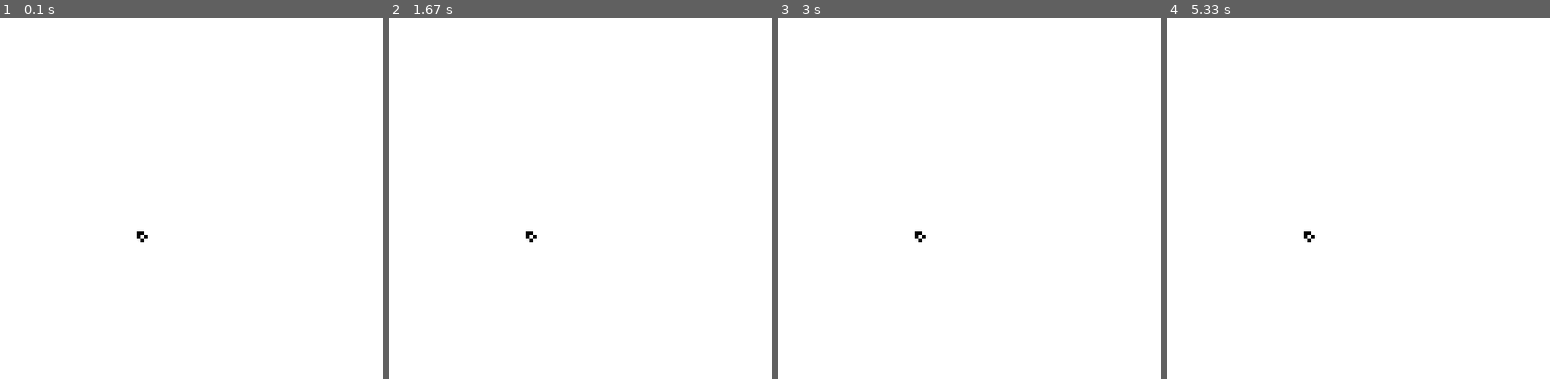
Above: before the commit, frames 1-4 (left to right).
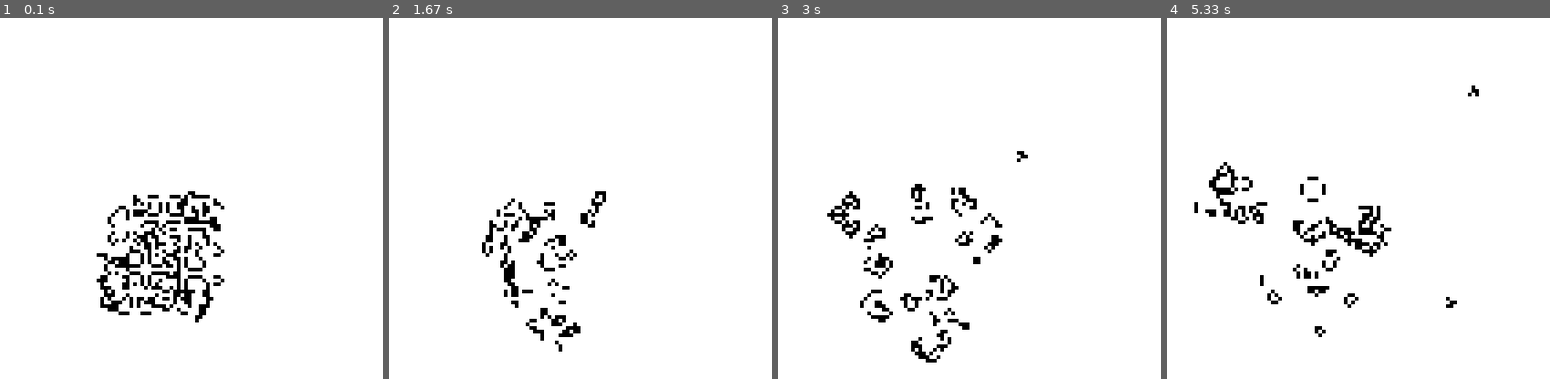
Above: after the commit, the same moments.

Repository: sinneDelirium/pygame_of_life
Game: pygame game, started from src/main.py
The game is run twice, just before and just after one commit, with the same random seed, the same clock (stepped at 60 frames per second) and the same inputs.
Inputs:
- Up to frame 1 (0.1 s): no input
- Up to frame 2 (1.67 s): hold Right 0.33-0.8 s; hold Up 0.83-1.3 s; hold Right from 1.33 s (still down)
- Up to frame 3 (3 s): release Right at 1.8 s; hold Left 1.83-2.37 s; hold Down 2.4-2.87 s; hold Left from 2.9 s (still down)
- Up to frame 4 (5.33 s): release Left at 3.37 s; hold Up 3.4-3.87 s; hold Right 3.9-4.53 s; hold Down 4.57-5.03 s; hold Left from 5.07 s (still down)

The runs differ from the first frame. In frame 1, 3.7% of the frame differs, in the area x 25-59%, y 47-85%; in frame 2, 2.0%; in frame 3, 2.6%; in frame 4, 2.5%.

Commit message:
Added random pattern generator.

Diff:
--- a/ref/pan_zoom.py
+++ /dev/null
@@ -1,198 +0,0 @@
-# Source: https://stackoverflow.com/questions/17680285/pygame-viewport-click-drag
-
-import pygame, sys, math
-from pygame.locals import *
-
-FPS = 30
-WINDOWWIDTH = 640
-WINDOWHEIGHT = 480
-GRIDSIZE = 256
-TILESIZE = 40
-BGCOLOR = (128, 128, 128)
-FGCOLOR = (64, 64, 64)
-
-GRID = []
-
-FPSCLOCK = pygame.time.Clock()
-
-indexX = None
-indexY = None
-
-minVPcoordX = 0
-minVPcoordY = 0
-maxVPcoordX = (TILESIZE*GRIDSIZE)-WINDOWWIDTH
-maxVPcoordY = (TILESIZE*GRIDSIZE)-WINDOWHEIGHT
-viewportOffset = (0, 0)
-vpStartXTile = 0
-vpStartYTile = 0
-viewportCoord = (0, 0)
-
-coordX = 0
-coordY = 0
-
-def main():
-    global FPSCLOCK, DISPLAYSURF
-    global coordX, coordY
-    global offsetX, offsetY, negativeOffsetX, negativeOffsetY
-    global movedDistanceX, movedDistanceY
-    global isDragging
-
-    DISPLAYSURF = pygame.display.set_mode((WINDOWWIDTH, WINDOWHEIGHT))
-
-    mouseX = 0
-    mouseY = 0
-
-    generateGrid(GRIDSIZE, GRIDSIZE)
-
-    isDragging = False
-    mousePos = (0, 0)
-    dragStart = (0,0)
-    dragEnd = (0,0)
-
-    pygame.font.init()
-    arialFnt = pygame.font.SysFont('Arial', 16)
-    while True:
-        DISPLAYSURF.fill(BGCOLOR)
-
-        for event in pygame.event.get():
-            if event.type == QUIT:
-                pygame.quit()
-                sys.exit()
-            if event.type == MOUSEBUTTONDOWN:
-                if event.button == 2:
-                    isDragging = True
-                elif event.button == 4:
-                    zoomIn()
-                elif event.button == 5:
-                    zoomOut()
-            elif event.type == MOUSEMOTION:
-                mouseRel = pygame.mouse.get_rel()
-                moveGrid(mouseRel)
-            elif event.type == MOUSEBUTTONUP:
-                isDragging = False
-
-        viewportCoord = (coordX, coordY)
-
-        vpStartXTile = math.floor(float(viewportCoord[0]/TILESIZE))
-        vpStartYTile = math.floor(float(viewportCoord[1]/TILESIZE))
-        GRIDstartTile = GRID[vpStartXTile][vpStartYTile]
-
-        negativeOffsetX = viewportCoord[0] - GRID[vpStartXTile][vpStartYTile][0]
-        negativeOffsetY = viewportCoord[1] - GRID[vpStartXTile][vpStartYTile][1]
-
-        offsetX = TILESIZE - negativeOffsetX
-        offsetY = TILESIZE - negativeOffsetY
-
-        repeatX = math.floor(WINDOWWIDTH/TILESIZE)
-        repeatY = math.floor(WINDOWHEIGHT/TILESIZE)
-
-        drawGrid(repeatX, repeatY)
-
-        outputLabel = arialFnt.render('(Top-Left)Coordinates: x%s - y%s' % (coordX, coordY), 1, (255,255,255))
-        DISPLAYSURF.blit(outputLabel, (10, 10))
-
-        # frame draw
-        pygame.display.set_caption("Memory Game - FPS: %.0f" % FPSCLOCK.get_fps())
-        pygame.display.flip()
-        pygame.display.update()
-        FPSCLOCK.tick(FPS)
-
-
-
-def generateGrid(xTiles=None, yTiles=None):
-    global GRID
-
-    GRID = []
-
-    for i in range(xTiles):
-        GRID.append([None] * yTiles)
-
-    ix = 0
-    iy = 0
-
-    posX = -40
-
-    for x in range(len(GRID[ix])):
-        posX += TILESIZE
-        posY = -40
-        iy = 0
-        for y in range(xTiles):
-            posY += TILESIZE
-            position = (posX, posY)
-            GRID[ix][iy] = position
-            iy += 1
-        if ix < xTiles:
-            ix += 1
-        else:
-            return
-
-def drawGrid(x=None, y=None):
-    lineWidth = 1
-
-    xPos = 0
-    yPos = 0
-
-    for i in range(x):
-        xStart = (xPos + offsetX, 0)
-        xEnd = (xPos + offsetX, WINDOWHEIGHT + negativeOffsetY)
-        pygame.draw.line(DISPLAYSURF, FGCOLOR, xStart, xEnd, lineWidth)
-        xPos += TILESIZE
-
-    for i in range(y):
-        yStart = (0, yPos + offsetY)
-        yEnd = (WINDOWWIDTH + negativeOffsetX, yPos + offsetY)
-        pygame.draw.line(DISPLAYSURF, FGCOLOR, yStart, yEnd, lineWidth)
-        yPos += TILESIZE
-
-def moveGrid(rel):
-    global coordX, coordY, isDragging
-
-
-    if isDragging == True:
-        #X
-        if coordX <= maxVPcoordX and coordX >= minVPcoordX:
-            coordX = coordX - rel[0]
-            if coordX > maxVPcoordX:
-                coordX = maxVPcoordX
-            if coordX < minVPcoordX:
-                coordX = 0
-        #Y
-        if coordY <= maxVPcoordY and coordY >= minVPcoordY:
-            coordY = coordY - rel[1]
-            if coordY > maxVPcoordY:
-                coordY = maxVPcoordY
-            elif coordY < minVPcoordY:
-                coordY = 0
-    #-------------
-
-
-
-def zoomIn():
-    global TILESIZE, maxVPcoordX, maxVPcoordY
-
-    TILESIZE += 4
-
-    print("Tile size: ", TILESIZE)
-
-    generateGrid(GRIDSIZE, GRIDSIZE)
-
-    maxVPcoordX = (TILESIZE*GRIDSIZE)-WINDOWWIDTH
-    maxVPcoordY = (TILESIZE*GRIDSIZE)-WINDOWHEIGHT
-
-
-def zoomOut():
-    global TILESIZE, maxVPcoordX, maxVPcoordY
-
-    TILESIZE -= 4
-    if TILESIZE <= 0:
-        TILESIZE = 4
-
-    print("Tile size: ", TILESIZE)
-
-    generateGrid(GRIDSIZE, GRIDSIZE)
-
-    maxVPcoordX = (TILESIZE*GRIDSIZE)-WINDOWWIDTH
-    maxVPcoordY = (TILESIZE*GRIDSIZE)-WINDOWHEIGHT
-
-
-main()
--- a/src/main.py
+++ b/src/main.py
@@ -1,6 +1,7 @@
 #!/usr/bin/env python
 import copy
 import pygame
+import random as r
 from patterns import PATTERNS
 from pygame.locals import (
     K_UP,
@@ -46,7 +47,9 @@
         self.block_w = self.screen_width / self.grid_width
         self.block_h = self.screen_height / self.grid_height
         self.grid = [[0 for x in range(self.grid_width)] for y in range(self.grid_height)]
-        self.add_pattern(PATTERNS["boat"], self.grid_width // 2, self.grid_height // 2)
+
+        # Add funky patterns
+        self.add_funky_pattern()
 
 
     def event(self, event):
@@ -111,6 +114,14 @@
                     self.grid[row + i][col + j] = pattern[i][j]
 
 
+    def add_funky_pattern(self):
+        for i in range(-10, 10):
+            for j in range(-10, 10):
+                self.add_pattern(PATTERNS["pulsar"],
+                                 self.grid_width // 2 + r.randint(-10, 10),
+                                 self.grid_height // 2 + r.randint(-10, 10))
+
+
     def render(self):
         for row in range(self.grid_height):
             for col in range(self.grid_width):
Not shown, changed: README.md
